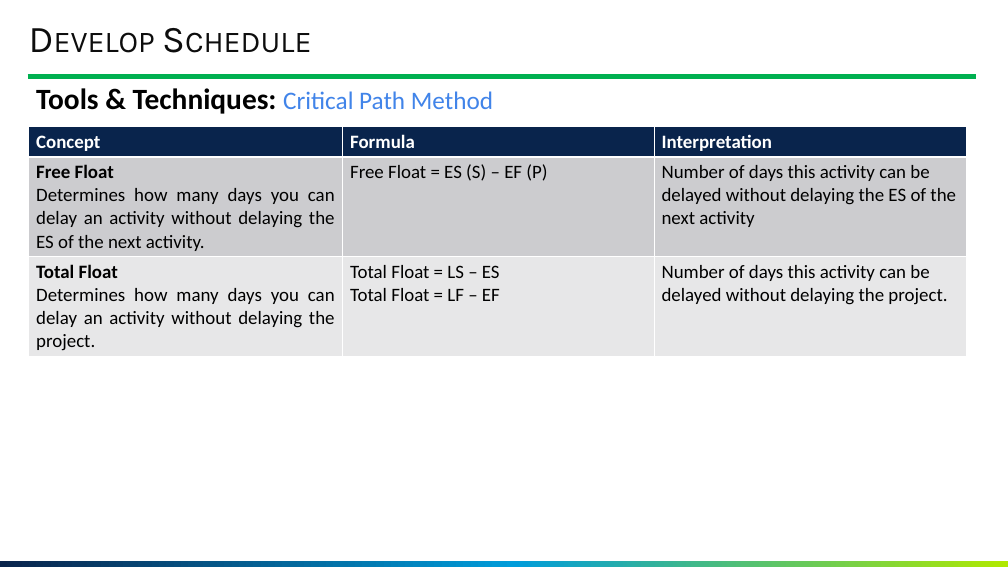
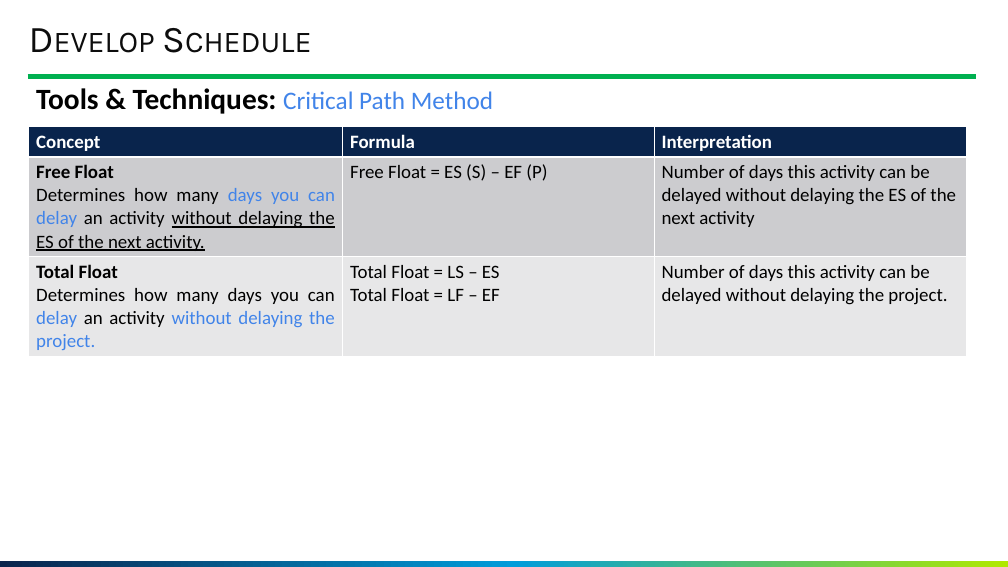
Before and after one commit to GoonerMAK/SWE_4803_Software_Project_Management, a slide deck: slide 108 of SWE 4803_Lec5_part1.pptm. Drawn at 1008x567 pixels with LibreOffice and Linux fonts; fonts in the diff are those of the drawing; background and template pictures are left out. Boxes give left, top, right and bottom in pixels: in the first picture for what was removed or moved away, otherwise in the second. Text is boxed around its words. In the diff, an @@ line names an element or a change of style, - is before the commit and + after.

Commit message:
updated lecture 5

```diff
--- a/SWE 4803_Lec5_part1.pptm
+++ b/SWE 4803_Lec5_part1.pptm
@@ table at (x1=29, y1=126, x2=967, y2=354) @@
@@ text colour #000000 to #4184E8 in "days you can delay", "delay without delaying the project." @@
@@ underline on in "without delaying the ES of the next ..." @@
```
Also in this commit, not shown: 6 other slides changed.
